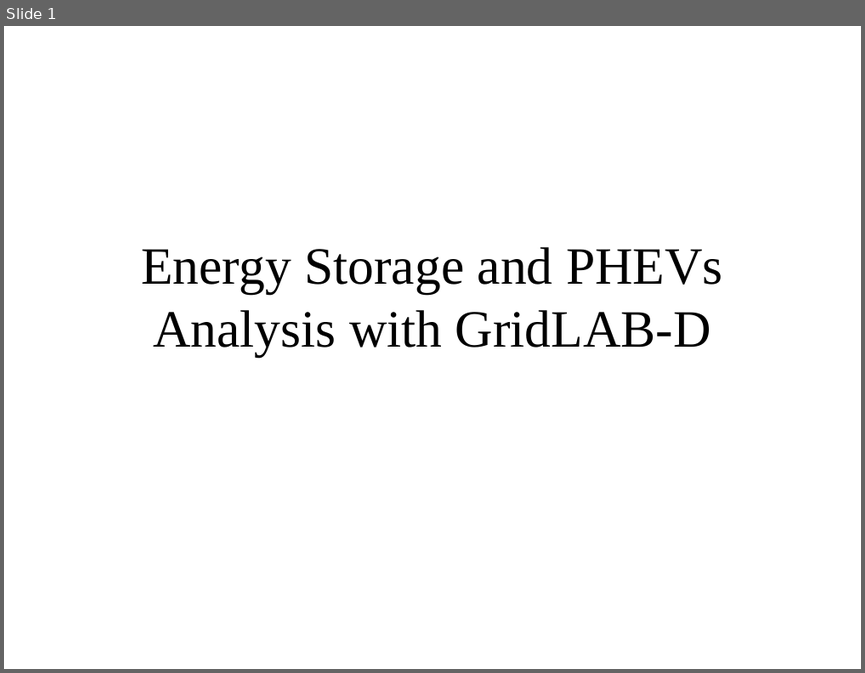
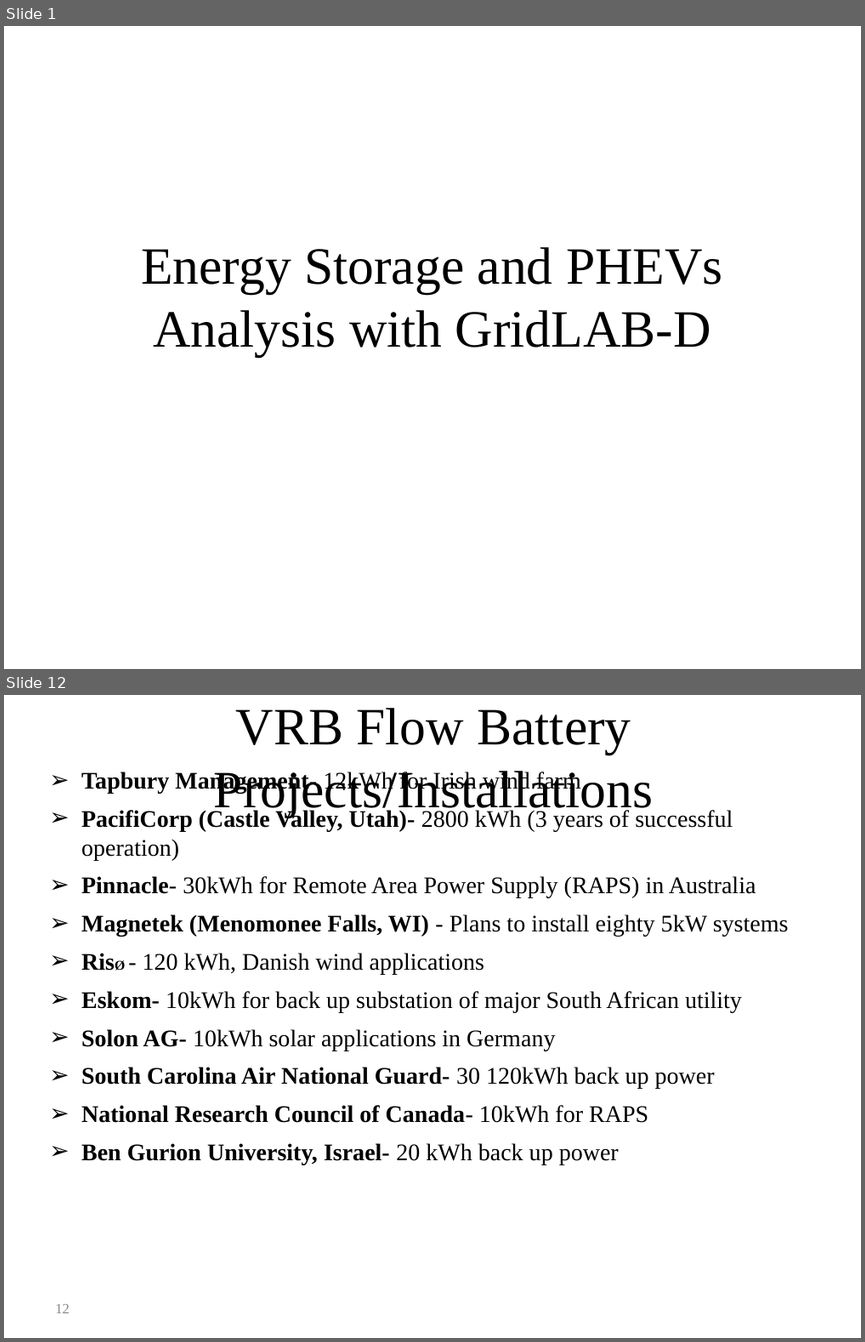
Before and after one commit to gridlab-d/course, a slide deck: Distribution_Analysis_Course/4.0 - Energy_Storage_and_PHEVs.ppt. Shown one above the other, each under a label of ours: slide 1 before the commit, slides 1 and 12 after it; the slides between them are not shown. The pictures are 865x673 and 865x1342 pixels, drawn with LibreOffice and Linux fonts; fonts in the diff are those of the drawing. Boxes give left, top, right and bottom in pixels: in the first picture for what was removed or moved away, otherwise in the second. Text is boxed around its words. In the diff, an @@ line names an element or a change of style, - is before the commit and + after.

```diff
--- a/Distribution_Analysis_Course/4.0 - Energy_Storage_and_PHEVs.ppt
+++ b/Distribution_Analysis_Course/4.0 - Energy_Storage_and_PHEVs.ppt
@@ slide 12 added at (x1=4, y1=695, x2=861, y2=1338), background #FFFFFF @@
@@ title added at (x1=214, y1=708, x2=653, y2=817), 44 pt, text #000000 @@
+VRB Flow Battery Projects/Installations
@@ text added at (x1=81, y1=771, x2=789, y2=1164), 20 pt, text #000000 @@
+➢ Tapbury Management- 12kWh for Irish wind farm
+➢ PacifiCorp (Castle Valley, Utah)- 2800 kWh (3 years of successful operation)
+➢ Pinnacle- 30kWh for Remote Area Power Supply (RAPS) in Australia
+➢ Magnetek (Menomonee Falls, WI) - Plans to install eighty 5kW systems
+➢ RisØ - 120 kWh, Danish wind applications
+➢ Eskom- 10kWh for back up substation of major South African utility
+➢ Solon AG- 10kWh solar applications in Germany
+➢ South Carolina Air National Guard- 30 120kWh back up power
+➢ National Research Council of Canada- 10kWh for RAPS
+➢ Ben Gurion University, Israel- 20 kWh back up power
@@ page number added at (x1=55, y1=1304, x2=69, y2=1313), 12 pt, text #898989 @@
+12
```
Also in this commit, not shown: 1 slide changed, 20 other slides added.
